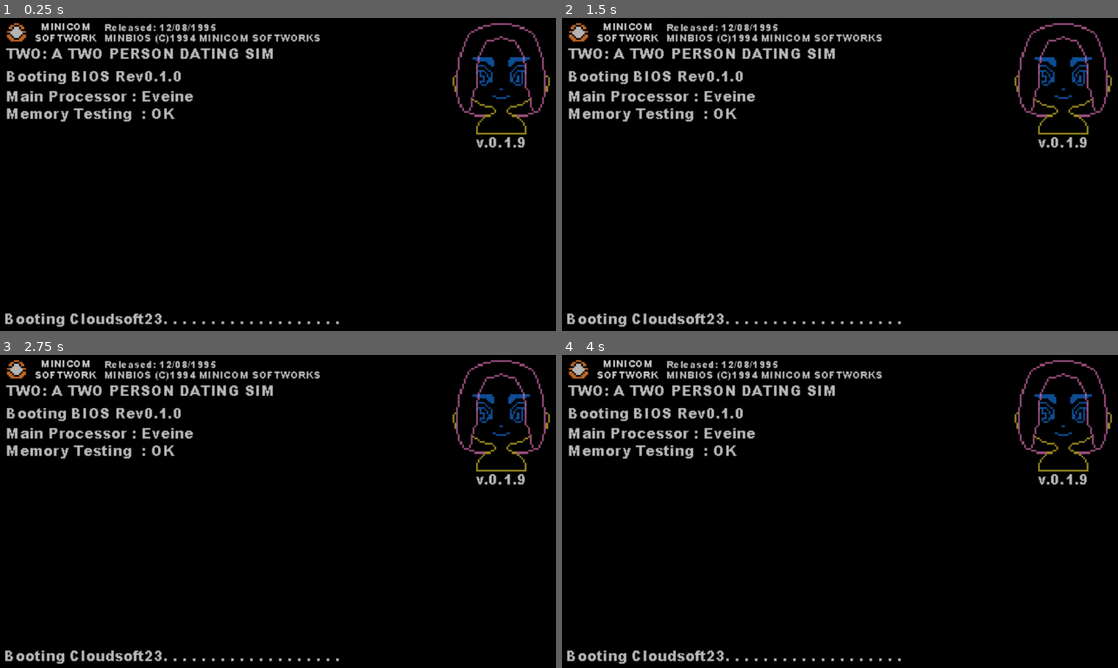
Above: before the commit, frames 1-4 (two rows, left to right).
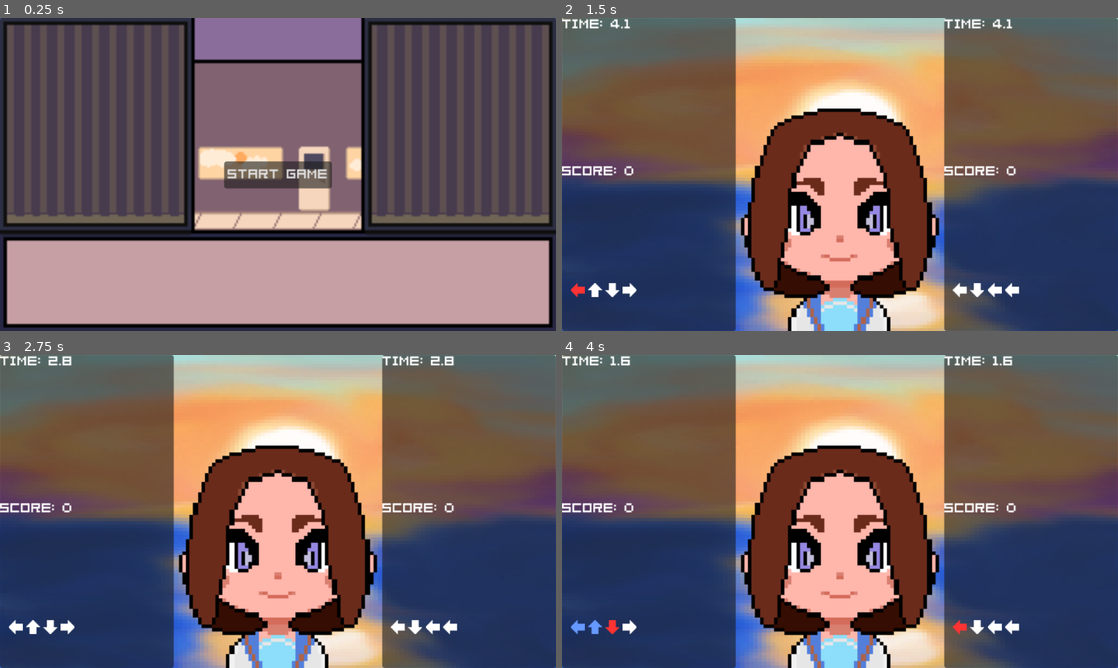
Above: after the commit, the same moments.

Repository: EmpexOri/DoubleDateJerma
Game: Godot game, scene res://Scenes/MainMenu.tscn
Two runs of this game, one before a commit and one after it. Both use one fixed random seed, a clock stepped at 60 frames per second and the inputs below. Before the commit the project starts from res://Scenes/Opening.tscn.
Inputs (mouse positions are in pixels of both pictures, inside the frame that each line leads up to):
- Up to frame 1 (0.25 s): no input
- Up to frame 2 (1.5 s): click (840, 174) at 0.5 s, where only the run after the commit has a clickable "Start Game"; tap Enter at 1.25 s; tap S (PlayerDPad_A) at 1.35 s
- Up to frame 3 (2.75 s): tap D (PlayerDPad_B) at 1.55, 2.1 s; tap Space at 2 s; tap A (PlayerDPad_X) at 2.3 s
- Up to frame 4 (4 s): tap A (PlayerDPad_X) at 2.85 s; tap W (PlayerDPad_Y) at 3.05, 3.6 s; tap K (PlayerFButton_A) at 3.8 s

The runs differ from the first frame. In frame 1, 94% of the frame differs, in the area x 0-100%, y 0-100%; in frame 2, 97%; in frame 3, 97%; in frame 4, 97%.

Commit message:
A whole lotta updates

Diff:
--- a/Scenes/Main.tscn
+++ b/Scenes/Main.tscn
@@ -1,14 +1,198 @@
-[gd_scene load_steps=3 format=3 uid="uid://30utc3at4owp"]
+[gd_scene load_steps=10 format=3 uid="uid://30utc3at4owp"]
 
 [ext_resource type="Texture2D" uid="uid://c0kgmiydslua7" path="res://Art/Character/wp_sunset.png" id="1_idj7w"]
 [ext_resource type="Texture2D" uid="uid://vagnyei7uiaw" path="res://Art/Character/Katlyn-Base.png" id="1_r150o"]
+[ext_resource type="Script" uid="uid://ci5tfov1n0otd" path="res://Scripts/GameManager.gd" id="3_kln2b"]
+[ext_resource type="FontFile" uid="uid://82qj0rpumxrm" path="res://Art/04B_08__.TTF" id="4_rgh2o"]
+[ext_resource type="AudioStream" uid="uid://wkjk6mi4dxqs" path="res://SFX/FX/correct_player2.wav" id="5_jw32o"]
+[ext_resource type="AudioStream" uid="uid://dowyp57um7kg4" path="res://SFX/FX/wrong_player2.wav" id="6_50glp"]
+[ext_resource type="AudioStream" uid="uid://dcv5o6fhds57v" path="res://SFX/FX/correct_player1.wav" id="7_vy5pj"]
+[ext_resource type="AudioStream" uid="uid://bvsvyotnen0gl" path="res://SFX/FX/wrong_player1.wav" id="8_50glp"]
+[ext_resource type="AudioStream" uid="uid://c10hm3tv5ui5h" path="res://SFX/OST/M@GICALCURE! LOVE SHOT!.mp3" id="9_vy5pj"]
 
 [node name="Node2D" type="Node2D"]
 
 [node name="WpSunset" type="Sprite2D" parent="."]
-position = Vector2(320, 180)
+position = Vector2(320, 191)
+scale = Vector2(1, 0.8)
 texture = ExtResource("1_idj7w")
 
 [node name="Katlyn-base" type="Sprite2D" parent="."]
 position = Vector2(320, 232)
 texture = ExtResource("1_r150o")
+
+[node name="GameManager" type="Node2D" parent="."]
+script = ExtResource("3_kln2b")
+
+[node name="CanvasLayer" type="CanvasLayer" parent="GameManager"]
+
+[node name="Player2UI" type="Panel" parent="GameManager/CanvasLayer"]
+offset_left = 440.0
+offset_right = 640.0
+offset_bottom = 360.0
+
+[node name="TimerLabel" type="Label" parent="GameManager/CanvasLayer/Player2UI"]
+layout_mode = 1
+offset_right = 40.0
+offset_bottom = 23.0
+theme_override_fonts/font = ExtResource("4_rgh2o")
+theme_override_font_sizes/font_size = 16
+
+[node name="ScoreLabel" type="Label" parent="GameManager/CanvasLayer/Player2UI"]
+layout_mode = 1
+anchors_preset = 4
+anchor_top = 0.5
+anchor_bottom = 0.5
+offset_top = -11.5
+offset_right = 40.0
+offset_bottom = 11.5
+grow_vertical = 2
+theme_override_fonts/font = ExtResource("4_rgh2o")
+theme_override_font_sizes/font_size = 16
+
+[node name="CorrectSoundPlayer" type="AudioStreamPlayer2D" parent="GameManager/CanvasLayer/Player2UI"]
+stream = ExtResource("5_jw32o")
+
+[node name="WrongSoundPlayer" type="AudioStreamPlayer2D" parent="GameManager/CanvasLayer/Player2UI"]
+stream = ExtResource("6_50glp")
+
+[node name="SequenceBox" type="GridContainer" parent="GameManager/CanvasLayer/Player2UI"]
+layout_mode = 1
+anchors_preset = 7
+anchor_left = 0.5
+anchor_top = 1.0
+anchor_right = 0.5
+anchor_bottom = 1.0
+offset_left = -90.0
+offset_top = -55.0
+offset_right = 90.0
+grow_horizontal = 2
+grow_vertical = 0
+pivot_offset = Vector2(90, 0)
+columns = 5
+
+[node name="0" type="TextureRect" parent="GameManager/CanvasLayer/Player2UI/SequenceBox"]
+layout_mode = 2
+
+[node name="1" type="TextureRect" parent="GameManager/CanvasLayer/Player2UI/SequenceBox"]
+layout_mode = 2
+
+[node name="2" type="TextureRect" parent="GameManager/CanvasLayer/Player2UI/SequenceBox"]
+layout_mode = 2
+
+[node name="3" type="TextureRect" parent="GameManager/CanvasLayer/Player2UI/SequenceBox"]
+layout_mode = 2
+
+[node name="4" type="TextureRect" parent="GameManager/CanvasLayer/Player2UI/SequenceBox"]
+layout_mode = 2
+
+[node name="5" type="TextureRect" parent="GameManager/CanvasLayer/Player2UI/SequenceBox"]
+layout_mode = 2
+
+[node name="6" type="TextureRect" parent="GameManager/CanvasLayer/Player2UI/SequenceBox"]
+layout_mode = 2
+
+[node name="7" type="TextureRect" parent="GameManager/CanvasLayer/Player2UI/SequenceBox"]
+layout_mode = 2
+
+[node name="8" type="TextureRect" parent="GameManager/CanvasLayer/Player2UI/SequenceBox"]
+layout_mode = 2
+
+[node name="9" type="TextureRect" parent="GameManager/CanvasLayer/Player2UI/SequenceBox"]
+layout_mode = 2
+
+[node name="Player1UI" type="Panel" parent="GameManager/CanvasLayer"]
+offset_right = 200.0
+offset_bottom = 360.0
+size_flags_horizontal = 8
+
+[node name="TimerLabel" type="Label" parent="GameManager/CanvasLayer/Player1UI"]
+layout_mode = 1
+offset_right = 40.0
+offset_bottom = 23.0
+theme_override_fonts/font = ExtResource("4_rgh2o")
+theme_override_font_sizes/font_size = 16
+
+[node name="ScoreLabel" type="Label" parent="GameManager/CanvasLayer/Player1UI"]
+layout_mode = 1
+anchors_preset = 4
+anchor_top = 0.5
+anchor_bottom = 0.5
+offset_top = -11.5
+offset_right = 40.0
+offset_bottom = 11.5
+grow_vertical = 2
+theme_override_fonts/font = ExtResource("4_rgh2o")
+theme_override_font_sizes/font_size = 16
+
+[node name="CorrectSoundPlayer" type="AudioStreamPlayer2D" parent="GameManager/CanvasLayer/Player1UI"]
+stream = ExtResource("7_vy5pj")
+
+[node name="WrongSoundPlayer" type="AudioStreamPlayer2D" parent="GameManager/CanvasLayer/Player1UI"]
+stream = ExtResource("8_50glp")
+
+[node name="SequenceBox" type="GridContainer" parent="GameManager/CanvasLayer/Player1UI"]
+layout_mode = 1
+anchors_preset = 7
+anchor_left = 0.5
+anchor_top = 1.0
+anchor_right = 0.5
+anchor_bottom = 1.0
+offset_left = -90.0
+offset_top = -55.0
+offset_right = 90.0
+grow_horizontal = 2
+grow_vertical = 0
+pivot_offset = Vector2(90, 0)
+columns = 5
+
+[node name="0" type="TextureRect" parent="GameManager/CanvasLayer/Player1UI/SequenceBox"]
+layout_mode = 2
+
+[node name="1" type="TextureRect" parent="GameManager/CanvasLayer/Player1UI/SequenceBox"]
+layout_mode = 2
+
+[node name="2" type="TextureRect" parent="GameManager/CanvasLayer/Player1UI/SequenceBox"]
+layout_mode = 2
+
+[node name="3" type="TextureRect" parent="GameManager/CanvasLayer/Player1UI/SequenceBox"]
+layout_mode = 2
+
+[node name="4" type="TextureRect" parent="GameManager/CanvasLayer/Player1UI/SequenceBox"]
+layout_mode = 2
+
+[node name="5" type="TextureRect" parent="GameManager/CanvasLayer/Player1UI/SequenceBox"]
+layout_mode = 2
+
+[node name="6" type="TextureRect" parent="GameManager/CanvasLayer/Player1UI/SequenceBox"]
+layout_mode = 2
+
+[node name="7" type="TextureRect" parent="GameManager/CanvasLayer/Player1UI/SequenceBox"]
+layout_mode = 2
+
+[node name="8" type="TextureRect" parent="GameManager/CanvasLayer/Player1UI/SequenceBox"]
+layout_mode = 2
+
+[node name="9" type="TextureRect" parent="GameManager/CanvasLayer/Player1UI/SequenceBox"]
+layout_mode = 2
+
+[node name="MiddleTextLabel" type="Label" parent="GameManager/CanvasLayer"]
+anchors_preset = 7
+anchor_left = 0.5
+anchor_top = 1.0
+anchor_right = 0.5
+anchor_bottom = 1.0
+offset_left = -115.0
+offset_top = -67.0
+offset_right = 115.0
+offset_bottom = -5.0
+grow_horizontal = 2
+grow_vertical = 0
+theme_override_fonts/font = ExtResource("4_rgh2o")
+theme_override_font_sizes/font_size = 10
+
+[node name="VoicePlayer" type="AudioStreamPlayer2D" parent="GameManager"]
+
+[node name="Music" type="AudioStreamPlayer2D" parent="."]
+stream = ExtResource("9_vy5pj")
+autoplay = true
--- /dev/null
+++ b/Scenes/MainMenu.tscn
@@ -0,0 +1,73 @@
+[gd_scene load_steps=4 format=3 uid="uid://c23g57q8jgjsd"]
+
+[ext_resource type="Script" uid="uid://maig4fohrflj" path="res://Scripts/MainMenu.gd" id="1_8saeu"]
+[ext_resource type="Texture2D" uid="uid://b8v8ep35igecp" path="res://Art/MainMenu.png" id="1_tt5f1"]
+[ext_resource type="FontFile" uid="uid://82qj0rpumxrm" path="res://Art/04B_08__.TTF" id="2_853f1"]
+
+[node name="MainMenu" type="Node2D"]
+
+[node name="MainMenu" type="Sprite2D" parent="."]
+position = Vector2(320, 180)
+scale = Vector2(2, 2)
+texture = ExtResource("1_tt5f1")
+
+[node name="Control" type="Control" parent="."]
+layout_mode = 3
+anchors_preset = 0
+offset_right = 40.0
+offset_bottom = 40.0
+script = ExtResource("1_8saeu")
+
+[node name="CanvasLayer" type="CanvasLayer" parent="Control"]
+
+[node name="Player1" type="Panel" parent="Control/CanvasLayer"]
+offset_right = 220.0
+offset_bottom = 250.0
+
+[node name="Player1ScoreLabel" type="Label" parent="Control/CanvasLayer/Player1"]
+layout_mode = 1
+anchors_preset = 5
+anchor_left = 0.5
+anchor_right = 0.5
+offset_left = -20.0
+offset_top = 20.0
+offset_right = 20.0
+offset_bottom = 43.0
+grow_horizontal = 2
+theme_override_fonts/font = ExtResource("2_853f1")
+theme_override_font_sizes/font_size = 12
+
+[node name="Player2" type="Panel" parent="Control/CanvasLayer"]
+offset_left = 420.0
+offset_right = 640.0
+offset_bottom = 250.0
+
+[node name="Player2ScoreLabel" type="Label" parent="Control/CanvasLayer/Player2"]
+layout_mode = 1
+anchors_preset = 5
+anchor_left = 0.5
+anchor_right = 0.5
+offset_left = -20.0
+offset_top = 20.0
+offset_right = 20.0
+offset_bottom = 43.0
+grow_horizontal = 2
+theme_override_fonts/font = ExtResource("2_853f1")
+theme_override_font_sizes/font_size = 12
+
+[node name="StartButton" type="Button" parent="Control/CanvasLayer"]
+anchors_preset = 8
+anchor_left = 0.5
+anchor_top = 0.5
+anchor_right = 0.5
+anchor_bottom = 0.5
+offset_left = -48.0
+offset_top = -15.5
+offset_right = 48.0
+offset_bottom = 15.5
+grow_horizontal = 2
+grow_vertical = 2
+theme_override_fonts/font = ExtResource("2_853f1")
+text = "Start Game"
+
+[connection signal="pressed" from="Control/CanvasLayer/StartButton" to="Control" method="_on_start_button_pressed"]
--- /dev/null
+++ b/Scripts/GameManager.gd
@@ -0,0 +1,264 @@
+extends Node
+
+const INPUT_OPTIONS = ["A", "B", "Y", "X"]
+const DISPLAY_MAP = {
+	"A": "res://Art/Arrows/ArrowDown.png",
+	"B": "res://Art/Arrows/ArrowRight.png",
+	"Y": "res://Art/Arrows/ArrowUp.png",
+	"X": "res://Art/Arrows/ArrowLeft.png"
+}
+const SEQUENCE_LENGTH = 4
+const MAX_SEQUENCE_LENGTH = 10  # Limit to 10 labels (0-9)
+const GAME_TIME_LIMIT = 201.0  # 3 minutes and 21 seconds (in seconds)
+
+var current_sequence = {
+	1: [],
+	2: []
+}
+
+var player_inputs = {
+	1: [],
+	2: []
+}
+
+var scores = {
+	1: 0,
+	2: 0
+}
+
+var timers = {
+	1: 5.0,
+	2: 5.0
+}
+
+var success_counts = {
+	1: 0,
+	2: 0
+}
+
+var quotes = [
+	"Great job!",
+	"Keep going!",
+	"You're on fire!",
+	"Nice move!",
+]
+
+var voice_lines = [
+	"res://SFX/FX/VoiceLines/great_job.wav",
+	"res://SFX/FX/VoiceLines/keep_going.wav",
+	"res://SFX/FX/VoiceLines/nice_move.wav",
+	"res://SFX/FX/VoiceLines/youre_on_fire.wav",
+]
+
+@onready var player1_ui = $CanvasLayer/Player1UI
+@onready var player2_ui = $CanvasLayer/Player2UI
+
+@onready var correct_sound_player_1 = player1_ui.get_node("CorrectSoundPlayer")
+@onready var wrong_sound_player_1 = player1_ui.get_node("WrongSoundPlayer")
+@onready var correct_sound_player_2 = player2_ui.get_node("CorrectSoundPlayer")
+@onready var wrong_sound_player_2 = player2_ui.get_node("WrongSoundPlayer")
+
+@onready var middle_text_label = $CanvasLayer/MiddleTextLabel
+@onready var voice_player = $VoicePlayer
+
+var game_timer = GAME_TIME_LIMIT  # Game timer initialized to 201 seconds
+var game_ended = false  # Flag to check if the game has ended
+
+func _ready():
+	randomize()
+	generate_new_sequence()
+	update_ui()
+
+func _process(delta):
+	if game_ended:
+		return  # Stop processing if the game has ended
+
+	# Decrease the game timer by delta time
+	game_timer -= delta
+	timers[1] -= delta
+	timers[2] -= delta
+
+	update_ui()
+
+	# Check if the game time limit is exceeded
+	if game_timer <= 0:
+		end_game()
+
+	# Check if either player time runs out
+	if timers[1] <= 0 or timers[2] <= 0:
+		# Lock the time for the player who ran out of time
+		if timers[1] <= 0:
+			timers[1] = 0
+		if timers[2] <= 0:
+			timers[2] = 0
+
+		# End the game immediately once one player runs out of time
+		end_game()
+
+func update_ui():
+	update_player_ui(player1_ui, 1, player_inputs[1])
+	update_player_ui(player2_ui, 2, player_inputs[2])
+
+	player1_ui.get_node("TimerLabel").text = "Time: " + str(round_decimal(timers[1]))
+	player1_ui.get_node("ScoreLabel").text = "Score: " + str(scores[1])
+
+	player2_ui.get_node("TimerLabel").text = "Time: " + str(round_decimal(timers[2]))
+	player2_ui.get_node("ScoreLabel").text = "Score: " + str(scores[2])
+
+func update_player_ui(ui_node: Node, player: int, inputs: Array):
+	var sequence_box = ui_node.get_node("SequenceBox")
+	var sequence = current_sequence[player]
+
+	# Limit the sequence to MAX_SEQUENCE_LENGTH to avoid out-of-bounds errors
+	var max_size = min(sequence.size(), MAX_SEQUENCE_LENGTH)
+
+	for i in range(max_size):
+		var texture_rect = sequence_box.get_child(i)
+
+		if i < sequence.size():
+			texture_rect.visible = true
+
+			# Load and set the image for the arrow direction
+			var arrow_texture = load(DISPLAY_MAP.get(sequence[i], sequence[i]))  # Load image for the direction
+			texture_rect.texture = arrow_texture
+
+			# Color the texture depending on whether the input matches
+			if i < inputs.size():
+				if inputs[i] == sequence[i]:
+					texture_rect.modulate = Color(0.4, 0.6, 1.0)  # Correct (blue)
+				else:
+					texture_rect.modulate = Color(1.0, 0.2, 0.2)  # Wrong (red)
+			else:
+				texture_rect.modulate = Color(1, 1, 1)  # Default
+		else:
+			texture_rect.visible = false
+
+func _input(event):
+	# If the game has ended, prevent further inputs from both players
+	if game_ended:
+		return
+
+	# Player 1 Inputs
+	if Input.is_action_just_pressed("PlayerDPad_A"):
+		handle_input(1, "A")
+	elif Input.is_action_just_pressed("PlayerDPad_B"):
+		handle_input(1, "B")
+	elif Input.is_action_just_pressed("PlayerDPad_Y"):
+		handle_input(1, "Y")
+	elif Input.is_action_just_pressed("PlayerDPad_X"):
+		handle_input(1, "X")
+
+	# Player 2 Inputs
+	if Input.is_action_just_pressed("PlayerFButton_A"):
+		handle_input(2, "A")
+	elif Input.is_action_just_pressed("PlayerFButton_B"):
+		handle_input(2, "B")
+	elif Input.is_action_just_pressed("PlayerFButton_Y"):
+		handle_input(2, "Y")
+	elif Input.is_action_just_pressed("PlayerFButton_X"):
+		handle_input(2, "X")
+
+func handle_input(player, input_str):
+	# Ignore inputs if the game's ended
+	if game_ended:
+		return
+
+	# Ignore inputs if the player's timer has expired
+	if timers[player] <= 0:
+		return
+
+	player_inputs[player].append(input_str)
+
+	# Play sound for each input (correct or incorrect)
+	if input_str == current_sequence[player][player_inputs[player].size() - 1]:
+		play_sound(player, "correct")
+	else:
+		play_sound(player, "wrong")
+
+	if player_inputs[player].size() == current_sequence[player].size():
+		# Sequence complete, check if the entire sequence is correct
+		if player_inputs[player] == current_sequence[player]:
+			scores[player] += 10
+			timers[player] += 2.5  # Bonus time
+			success_counts[player] += 1
+
+			var extra_length = int(success_counts[player] / 5)
+			generate_new_sequence(SEQUENCE_LENGTH + extra_length, player)
+
+			# Play correct sound after completing sequence
+			play_sound(player, "correct")
+			# Update the middle text and play voice line after completing sequence
+			update_middle_text_and_voice_line()
+		else:
+			# Play wrong sound after completing sequence
+			play_sound(player, "wrong")
+
+		player_inputs[player].clear()
+		update_ui()
+
+func play_sound(player, result):
+	if player == 1:
+		if result == "correct":
+			if not correct_sound_player_1.playing:
+				correct_sound_player_1.play()
+		elif result == "wrong":
+			if not wrong_sound_player_1.playing:
+				wrong_sound_player_1.play()
+	elif player == 2:
+		if result == "correct":
+			if not correct_sound_player_2.playing:
+				correct_sound_player_2.play()
+		elif result == "wrong":
+			if not wrong_sound_player_2.playing:
+				wrong_sound_player_2.play()
+
+func update_middle_text_and_voice_line():
+	# Randomly select a quote and corresponding voice line
+	var random_index = randi() % quotes.size()
+	var random_quote = quotes[random_index]
+	var voice_line = voice_lines[random_index]
+
+	# Update the label in the middle of the screen with the quote
+	middle_text_label.text = random_quote
+
+	# Load the corresponding voice line dynamically
+	var voice_stream = load(voice_line)
+	voice_player.stream = voice_stream
+	voice_player.play()
+
+func generate_new_sequence(length := SEQUENCE_LENGTH, player : int = -1):
+	if player != -1:
+		# Update sequence for a specific player
+		current_sequence[player] = []
+		for i in range(min(length, MAX_SEQUENCE_LENGTH)):  # Ensure sequence length does not exceed max
+			current_sequence[player].append(INPUT_OPTIONS[randi() % INPUT_OPTIONS.size()])
+	else:
+		# Generate for both players (used on game start)
+		for p in [1, 2]:
+			current_sequence[p] = []
+			for i in range(min(length, MAX_SEQUENCE_LENGTH)):  # Ensure sequence length does not exceed max
+				current_sequence[p].append(INPUT_OPTIONS[randi() % INPUT_OPTIONS.size()])
+
+func end_game():
+	game_ended = true  # Set the flag to true, preventing further inputs
+
+	# Award score based on remaining time
+	if timers[1] > 0:
+		scores[1] += int(timers[1] * 10)
+	if timers[2] > 0:
+		scores[2] += int(timers[2] * 10)
+
+	# Add the scores to the top scores list
+	ScoresManager.add_score(1, scores[1])
+	ScoresManager.add_score(2, scores[2])
+
+	print("Game Over!")
+	update_ui()  # Update the UI with final scores
+
+	# Transition to Main Menu after a short delay
+	await get_tree().create_timer(2.0).timeout
+	get_tree().change_scene_to_file("res://Scenes/MainMenu.tscn")
+
+func round_decimal(value: float, places: int = 1) -> float:
+	var factor = pow(10, places)
+	return round(value * factor) / factor
--- /dev/null
+++ b/Scripts/MainMenu.gd
@@ -0,0 +1,27 @@
+extends Control
+
+@onready var player_1_score_label = $CanvasLayer/Player1/Player1ScoreLabel
+@onready var player_2_score_label = $CanvasLayer/Player2/Player2ScoreLabel
+
+func _ready():
+	display_top_scores()
+
+func display_top_scores():
+	# Display top 10 scores for Player 1
+	if ScoresManager.top_scores_player_1.size() > 0:
+		player_1_score_label.text = "Top 10 Scores (Player 1):\n"
+		for i in range(min(ScoresManager.top_scores_player_1.size(), 10)):
+			player_1_score_label.text += str(i + 1) + ". " + str(ScoresManager.top_scores_player_1[i]) + "\n"
+	else:
+		player_1_score_label.text = ""
+
+	# Display top 10 scores for Player 2
+	if ScoresManager.top_scores_player_2.size() > 0:
+		player_2_score_label.text = "Top 10 Scores (Player 2):\n"
+		for i in range(min(ScoresManager.top_scores_player_2.size(), 10)):
+			player_2_score_label.text += str(i + 1) + ". " + str(ScoresManager.top_scores_player_2[i]) + "\n"
+	else:
+		player_2_score_label.text = ""
+
+func _on_start_button_pressed() -> void:
+	get_tree().change_scene_to_file("res://Scenes/Main.tscn")
--- /dev/null
+++ b/Scripts/ScoresManager.gd
@@ -0,0 +1,43 @@
+extends Node
+
+var top_scores_player_1 = []
+var top_scores_player_2 = []
+
+const MAX_SCORES = 10
+const SCORE_FILE = "user://scores.dat"
+
+func _ready():
+	# Load the scores from the file when the game starts
+	load_scores()
+
+func save_scores():
+	var save_data = {
+		"player_1_scores": top_scores_player_1,
+		"player_2_scores": top_scores_player_2
+	}
+	var file = FileAccess.open(SCORE_FILE, FileAccess.WRITE)
+	if file:
+		file.store_var(save_data)
+		file.close()
+
+func load_scores():
+	var file = FileAccess.open(SCORE_FILE, FileAccess.READ)
+	if file:
+		var data = file.get_var()
+		top_scores_player_1 = data.get("player_1_scores", [])
+		top_scores_player_2 = data.get("player_2_scores", [])
+		file.close()
+
+func add_score(player: int, score: int):
+	if player == 1:
+		top_scores_player_1.append(score)
+		top_scores_player_1.sort()
+		top_scores_player_1.reverse()  # Highest score first
+		top_scores_player_1 = top_scores_player_1.slice(0, MAX_SCORES)  # Keep only the top 10
+	elif player == 2:
+		top_scores_player_2.append(score)
+		top_scores_player_2.sort()
+		top_scores_player_2.reverse()  # Highest score first
+		top_scores_player_2 = top_scores_player_2.slice(0, MAX_SCORES)  # Keep only the top 10
+
+	save_scores()
--- a/project.godot
+++ b/project.godot
@@ -11,9 +11,13 @@
 [application]
 
 config/name="DoubleDateJerma"
-run/main_scene="uid://dujma8llobgjr"
+run/main_scene="uid://c23g57q8jgjsd"
 config/features=PackedStringArray("4.4", "Forward Plus")
 config/icon="res://icon.svg"
+
+[autoload]
+
+ScoresManager="*res://Scripts/ScoresManager.gd"
 
 [display]
 
Binary file added: Art/04B_08__.TTF
Not shown, added: Art/04B_08__.TTF.import
Binary file added: Art/Arrows/ArrowDown.png
Not shown, added: Art/Arrows/ArrowDown.png.import
Binary file added: Art/Arrows/ArrowLeft.png
Not shown, added: Art/Arrows/ArrowLeft.png.import
Binary file added: Art/Arrows/ArrowRight.png
Not shown, added: Art/Arrows/ArrowRight.png.import
Binary file added: Art/Arrows/ArrowUp.png
Not shown, added: Art/Arrows/ArrowUp.png.import
Binary file added: Art/Arrows/MainMenu.png
Not shown, added: Art/Arrows/MainMenu.png.import
(and 26 more such lines)
